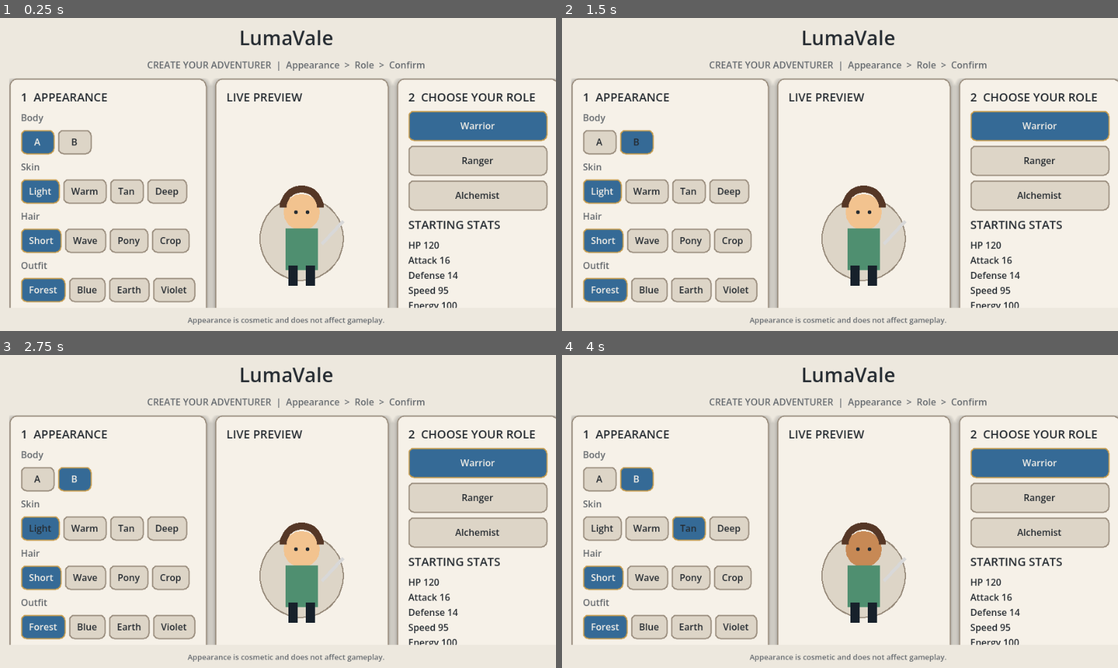
Above: before the commit, frames 1-4 (two rows, left to right).
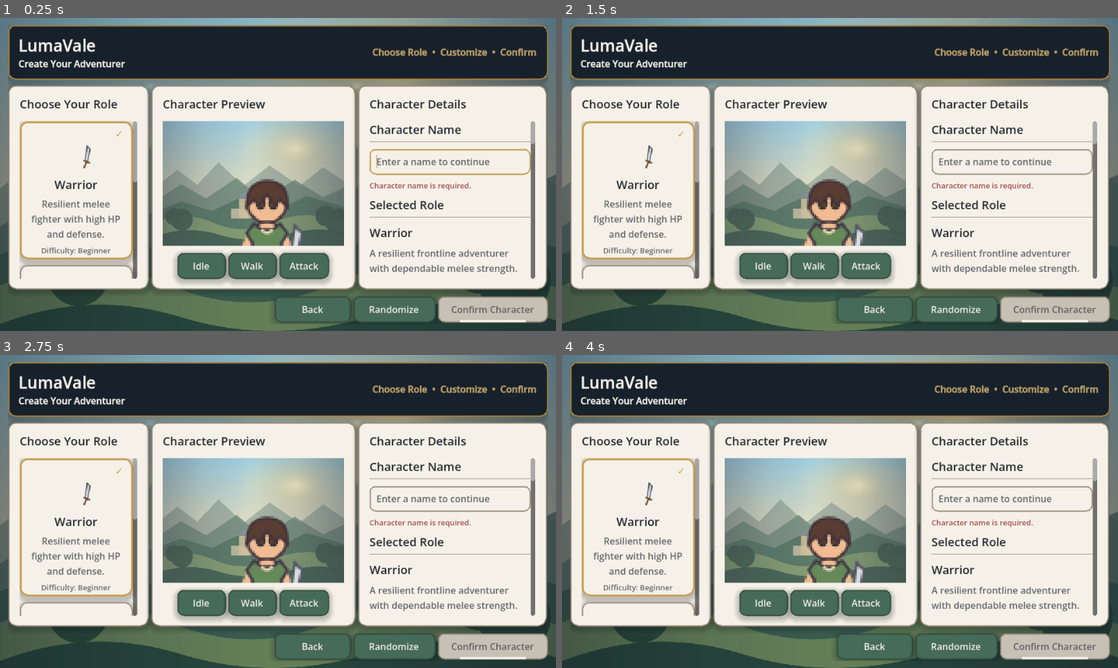
Above: after the commit, the same moments.

Repository: Sherryonline/lumavale
Game: Godot game, scene res://ui/screens/character_selection_v2.tscn
The game is run twice, just before and just after one commit, with the same random seed, the same clock (stepped at 60 frames per second) and the same inputs. Before the commit the project starts from res://scenes/character_creation.tscn.
Inputs (mouse positions are in pixels of both pictures, inside the frame that each line leads up to):
- Up to frame 1 (0.25 s): no input
- Up to frame 2 (1.5 s): click (600, 143) at 0.5 s, where only the run before the commit has a clickable "A"; click (634, 143) at 1.25 s, where only the run before the commit has a clickable "B"
- Up to frame 3 (2.75 s): click (38, 527) at 2 s, where only the run before the commit has a clickable "Light"
- Up to frame 4 (4 s): click (645, 527) at 2.75 s, where only the run before the commit has a clickable "Warm"; click (689, 527) at 3.5 s, where only the run before the commit has a clickable "Tan"

The runs differ from the first frame. In frame 1, 74% of the frame differs, in the area x 0-100%, y 0-100%; in frame 2, 74%; in frame 3, 74%; in frame 4, 74%.

Commit message:
build: export character selection UI

Diff:
--- /dev/null
+++ b/archive/character_creation.gd
@@ -0,0 +1,269 @@
+## Deprecated Milestone 1 character creator retained as a rollback reference.
+extends Control
+
+const T := preload("res://ui/theme/theme_tokens.gd")
+
+var selected_role := "Warrior"
+var hair_index := 0
+var skin_index := 0
+var outfit_index := 0
+var preview: Control
+var role_detail: Label
+var stats_label: Label
+var name_input: LineEdit
+var role_buttons: Dictionary = {}
+
+var roles := {
+	"Warrior": {"description": "Brave frontline fighter. High HP and defense.", "stats": "HP 120\nAttack 16\nDefense 14\nSpeed 95\nEnergy 100", "available": true},
+	"Ranger": {"description": "Swift ranged fighter. Precise and mobile.", "stats": "HP 90\nAttack 18\nDefense 8\nSpeed 120\nEnergy 110", "available": true},
+	"Alchemist": {"description": "Uses potions to heal, support and craft.", "stats": "HP 100\nAttack 10\nDefense 9\nSpeed 100\nEnergy 130", "available": true},
+}
+
+
+func _ready() -> void:
+	set_anchors_and_offsets_preset(Control.PRESET_FULL_RECT)
+	ThemeManager.apply_theme(self)
+	_build_ui()
+
+
+func _build_ui() -> void:
+	var background := ColorRect.new()
+	background.color = T.BACKGROUND_WARM
+	background.set_anchors_and_offsets_preset(Control.PRESET_FULL_RECT)
+	add_child(background)
+
+	var root_margin := MarginContainer.new()
+	root_margin.set_anchors_and_offsets_preset(Control.PRESET_FULL_RECT)
+	root_margin.add_theme_constant_override("margin_left", 16)
+	root_margin.add_theme_constant_override("margin_right", 16)
+	root_margin.add_theme_constant_override("margin_top", 10)
+	root_margin.add_theme_constant_override("margin_bottom", 10)
+	add_child(root_margin)
+
+	var main_vbox := VBoxContainer.new()
+	main_vbox.add_theme_constant_override("separation", 12)
+	root_margin.add_child(main_vbox)
+
+	var title := Label.new()
+	title.text = "LumaVale"
+	title.horizontal_alignment = HORIZONTAL_ALIGNMENT_CENTER
+	title.theme_type_variation = &"TitleLabel"
+	main_vbox.add_child(title)
+
+	var subtitle := Label.new()
+	subtitle.text = "CREATE YOUR ADVENTURER  •  Appearance  →  Class  →  Confirm"
+	subtitle.horizontal_alignment = HORIZONTAL_ALIGNMENT_CENTER
+	subtitle.text = "CREATE YOUR ADVENTURER  |  Appearance  >  Role  >  Confirm"
+	subtitle.theme_type_variation = &"SecondaryLabel"
+	main_vbox.add_child(subtitle)
+
+	var columns := HBoxContainer.new()
+	columns.size_flags_horizontal = Control.SIZE_EXPAND_FILL
+	columns.size_flags_vertical = Control.SIZE_EXPAND_FILL
+	columns.add_theme_constant_override("separation", 14)
+	var columns_scroll := ScrollContainer.new()
+	columns_scroll.size_flags_vertical = Control.SIZE_EXPAND_FILL
+	columns_scroll.horizontal_scroll_mode = ScrollContainer.SCROLL_MODE_DISABLED
+	columns_scroll.add_child(columns)
+	main_vbox.add_child(columns_scroll)
+
+	columns.add_child(_build_appearance_panel())
+	columns.add_child(_build_preview_panel())
+	columns.add_child(_build_role_panel())
+
+	var footer := Label.new()
+	footer.text = "Appearance is cosmetic and does not affect gameplay."
+	footer.horizontal_alignment = HORIZONTAL_ALIGNMENT_CENTER
+	footer.theme_type_variation = &"CaptionLabel"
+	main_vbox.add_child(footer)
+
+
+func _panel(title_text: String, width: float) -> VBoxContainer:
+	var panel := VBoxContainer.new()
+	panel.custom_minimum_size = Vector2(width, 0)
+	panel.size_flags_horizontal = Control.SIZE_EXPAND_FILL
+	panel.add_theme_constant_override("separation", 10)
+
+	var holder := PanelContainer.new()
+	holder.theme_type_variation = &"FantasyPanel"
+	holder.add_child(panel)
+	holder.size_flags_vertical = Control.SIZE_EXPAND_FILL
+	panel.set_meta("holder", holder)
+
+	var heading := Label.new()
+	heading.text = title_text
+	heading.theme_type_variation = &"PanelHeading"
+	panel.add_child(heading)
+	return panel
+
+
+func _build_appearance_panel() -> Control:
+	var box := _panel("1  APPEARANCE", 220)
+	_add_option_row(box, "Body", ["A", "B"], func(_i): pass)
+	_add_option_row(box, "Skin", ["Light", "Warm", "Tan", "Deep"], func(i): skin_index = i; preview.queue_redraw())
+	_add_option_row(box, "Hair", ["Short", "Wave", "Pony", "Crop"], func(i): hair_index = i; preview.queue_redraw())
+	_add_option_row(box, "Outfit", ["Forest", "Blue", "Earth", "Violet"], func(i): outfit_index = i; preview.queue_redraw())
+	_add_option_row(box, "Accessory", ["None", "Leaf", "Bag"], func(_i): pass)
+
+	var name_label := Label.new()
+	name_label.text = "Character Name"
+	name_label.theme_type_variation = &"SecondaryLabel"
+	box.add_child(name_label)
+
+	name_input = LineEdit.new()
+	name_input.placeholder_text = "Enter your hero's name"
+	name_input.max_length = 16
+	name_input.text = "Luma Adventurer"
+	name_input.custom_minimum_size = Vector2(0, 44)
+	box.add_child(name_input)
+	return box.get_meta("holder")
+
+
+func _add_option_row(parent: VBoxContainer, label_text: String, values: Array, callback: Callable) -> void:
+	var label := Label.new()
+	label.text = label_text
+	label.theme_type_variation = &"SecondaryLabel"
+	parent.add_child(label)
+
+	var row := HBoxContainer.new()
+	row.add_theme_constant_override("separation", 6)
+	parent.add_child(row)
+	for i in values.size():
+		var button := Button.new()
+		button.text = str(values[i])
+		button.custom_minimum_size = Vector2(58, 42)
+		button.theme_type_variation = &"SelectedTabButton" if i == 0 else &"TabButton"
+		button.pressed.connect(
+			func():
+				for sibling: Control in row.get_children():
+					sibling.theme_type_variation = &"TabButton"
+				button.theme_type_variation = &"SelectedTabButton"
+				callback.call(i)
+		)
+		row.add_child(button)
+
+
+func _build_preview_panel() -> Control:
+	var box := _panel("LIVE PREVIEW", 260)
+	preview = Control.new()
+	preview.custom_minimum_size = Vector2(0, 330)
+	preview.draw.connect(_draw_preview)
+	box.add_child(preview)
+
+	role_detail = Label.new()
+	role_detail.text = roles[selected_role].description
+	role_detail.horizontal_alignment = HORIZONTAL_ALIGNMENT_CENTER
+	role_detail.autowrap_mode = TextServer.AUTOWRAP_WORD_SMART
+	role_detail.theme_type_variation = &"SecondaryLabel"
+	box.add_child(role_detail)
+
+	var enter_button := Button.new()
+	enter_button.text = "CONFIRM CHARACTER"
+	enter_button.custom_minimum_size = Vector2(0, 50)
+	enter_button.theme_type_variation = &"AccentButton"
+	enter_button.pressed.connect(_confirm_character)
+	box.add_child(enter_button)
+	return box.get_meta("holder")
+
+
+func _build_role_panel() -> Control:
+	var box := _panel("2  CHOOSE YOUR ROLE", 240)
+	var grid := GridContainer.new()
+	grid.columns = 1
+	grid.add_theme_constant_override("h_separation", 8)
+	grid.add_theme_constant_override("v_separation", 8)
+	box.add_child(grid)
+
+	for role_name in roles.keys():
+		var button := Button.new()
+		button.text = role_name if roles[role_name].available else role_name + "\nLOCKED"
+		button.custom_minimum_size = Vector2(0, 52)
+		button.size_flags_horizontal = Control.SIZE_EXPAND_FILL
+		button.disabled = not roles[role_name].available
+		button.theme_type_variation = (
+			&"SelectedTabButton" if role_name == selected_role else &"TabButton"
+		)
+		button.pressed.connect(func(): _select_role(role_name))
+		role_buttons[role_name] = button
+		grid.add_child(button)
+
+	var stat_heading := Label.new()
+	stat_heading.text = "STARTING STATS"
+	stat_heading.theme_type_variation = &"PanelHeading"
+	box.add_child(stat_heading)
+
+	stats_label = Label.new()
+	stats_label.text = roles[selected_role].stats
+	box.add_child(stats_label)
+
+	var note := Label.new()
+	note.text = "Warrior: easy melee\nRanger: mobile ranged\nAlchemist: support and crafting"
+	note.autowrap_mode = TextServer.AUTOWRAP_WORD_SMART
+	note.theme_type_variation = &"SecondaryLabel"
+	box.add_child(note)
+	return box.get_meta("holder")
+
+
+func _select_role(role_name: String) -> void:
+	selected_role = role_name
+	for button_role: String in role_buttons:
+		var role_button := role_buttons[button_role] as Button
+		role_button.theme_type_variation = (
+			&"SelectedTabButton" if button_role == selected_role else &"TabButton"
+		)
+	role_detail.text = roles[role_name].description
+	stats_label.text = roles[role_name].stats
+	preview.queue_redraw()
+
+
+func _draw_preview() -> void:
+	var center := Vector2(preview.size.x * 0.5, 155)
+	preview.draw_circle(center + Vector2(0, 66), 72, T.SURFACE_SECONDARY)
+	preview.draw_arc(center + Vector2(0, 66), 72, 0.0, TAU, 40, T.BORDER_DEFAULT, 2.0)
+	preview.draw_circle(center + Vector2(0, 20), 31, _skin_color())
+	preview.draw_rect(Rect2(center.x - 28, center.y + 48, 56, 72), _outfit_color(), true)
+	preview.draw_rect(Rect2(center.x - 23, center.y + 112, 16, 35), T.BACKGROUND_DEEP, true)
+	preview.draw_rect(Rect2(center.x + 7, center.y + 112, 16, 35), T.BACKGROUND_DEEP, true)
+	_draw_hair(center)
+	preview.draw_circle(center + Vector2(-10, 20), 3.2, T.TEXT_PRIMARY)
+	preview.draw_circle(center + Vector2(10, 20), 3.2, T.TEXT_PRIMARY)
+	_draw_weapon(center)
+
+
+func _draw_hair(center: Vector2) -> void:
+	var colors := [Color("553726"), Color("312f35"), Color("c58a42"), Color("d7d1c7")]
+	var hair_color: Color = colors[hair_index % colors.size()]
+	preview.draw_arc(center + Vector2(0, 12), 32, PI, TAU, 20, hair_color, 12)
+	if hair_index == 1:
+		preview.draw_circle(center + Vector2(-28, 20), 8, hair_color)
+		preview.draw_circle(center + Vector2(28, 20), 8, hair_color)
+	elif hair_index == 2:
+		preview.draw_circle(center + Vector2(28, 0), 11, hair_color)
+
+
+func _draw_weapon(center: Vector2) -> void:
+	if selected_role == "Warrior":
+		preview.draw_line(center + Vector2(35, 75), center + Vector2(72, 35), Color("d8d8d8"), 6)
+	elif selected_role == "Ranger":
+		preview.draw_arc(center + Vector2(46, 72), 30, -1.2, 1.2, 20, Color("9b6a3b"), 5)
+	elif selected_role == "Alchemist":
+		preview.draw_circle(center + Vector2(50, 78), 12, Color("65d6a0"))
+
+
+func _skin_color() -> Color:
+	var colors := [Color("f2c38f"), Color("e4aa73"), Color("c78955"), Color("8a593d")]
+	return colors[skin_index % colors.size()]
+
+
+func _outfit_color() -> Color:
+	var colors := [Color("4f8f70"), Color("456f9c"), Color("8c6239"), Color("72528c")]
+	return colors[outfit_index % colors.size()]
+
+
+func _confirm_character() -> void:
+	var hero_name := name_input.text.strip_edges()
+	if hero_name.is_empty():
+		name_input.placeholder_text = "Name is required"
+		return
+	print("Character created: %s [%s]" % [hero_name, selected_role])
+	get_tree().change_scene_to_file("res://scenes/main.tscn")
--- /dev/null
+++ b/archive/character_creation.tscn
@@ -0,0 +1,12 @@
+[gd_scene load_steps=2 format=3]
+
+[ext_resource type="Script" path="res://archive/character_creation.gd" id="1"]
+
+[node name="CharacterCreation" type="Control"]
+layout_mode = 3
+anchors_preset = 15
+anchor_right = 1.0
+anchor_bottom = 1.0
+grow_horizontal = 2
+grow_vertical = 2
+script = ExtResource("1")
--- a/project.godot
+++ b/project.godot
@@ -11,7 +11,7 @@
 [application]
 
 config/name="LumaVale"
-run/main_scene="res://scenes/character_creation.tscn"
+run/main_scene="res://ui/screens/character_selection_v2.tscn"
 config/features=PackedStringArray("4.7", "GL Compatibility")
 config/icon="res://icon.svg"
 
--- a/scenes/character_creation.tscn
+++ /dev/null
@@ -1,12 +0,0 @@
-[gd_scene load_steps=2 format=3]
-
-[ext_resource type="Script" path="res://scripts/character_creation.gd" id="1"]
-
-[node name="CharacterCreation" type="Control"]
-layout_mode = 3
-anchors_preset = 15
-anchor_right = 1.0
-anchor_bottom = 1.0
-grow_horizontal = 2
-grow_vertical = 2
-script = ExtResource("1")
--- a/scenes/main.tscn
+++ b/scenes/main.tscn
@@ -90,14 +90,3 @@
 grow_vertical = 2
 mouse_filter = 2
 color = Color(0, 0, 0, 0)
-
-[node name="DebugOverlay" type="CanvasLayer" parent="." unique_id=834841977]
-visible = false
-layer = 200
-
-[node name="Label" type="Label" parent="DebugOverlay" unique_id=2058111787]
-offset_left = 12.0
-offset_top = 12.0
-offset_right = 220.0
-offset_bottom = 38.0
-text = "LumaVale Debug"
--- a/scripts/character_creation.gd
+++ /dev/null
@@ -1,268 +0,0 @@
-extends Control
-
-const T := preload("res://ui/theme/theme_tokens.gd")
-
-var selected_role := "Warrior"
-var hair_index := 0
-var skin_index := 0
-var outfit_index := 0
-var preview: Control
-var role_detail: Label
-var stats_label: Label
-var name_input: LineEdit
-var role_buttons: Dictionary = {}
-
-var roles := {
-	"Warrior": {"description": "Brave frontline fighter. High HP and defense.", "stats": "HP 120\nAttack 16\nDefense 14\nSpeed 95\nEnergy 100", "available": true},
-	"Ranger": {"description": "Swift ranged fighter. Precise and mobile.", "stats": "HP 90\nAttack 18\nDefense 8\nSpeed 120\nEnergy 110", "available": true},
-	"Alchemist": {"description": "Uses potions to heal, support and craft.", "stats": "HP 100\nAttack 10\nDefense 9\nSpeed 100\nEnergy 130", "available": true},
-}
-
-
-func _ready() -> void:
-	set_anchors_and_offsets_preset(Control.PRESET_FULL_RECT)
-	ThemeManager.apply_theme(self)
-	_build_ui()
-
-
-func _build_ui() -> void:
-	var background := ColorRect.new()
-	background.color = T.BACKGROUND_WARM
-	background.set_anchors_and_offsets_preset(Control.PRESET_FULL_RECT)
-	add_child(background)
-
-	var root_margin := MarginContainer.new()
-	root_margin.set_anchors_and_offsets_preset(Control.PRESET_FULL_RECT)
-	root_margin.add_theme_constant_override("margin_left", 16)
-	root_margin.add_theme_constant_override("margin_right", 16)
-	root_margin.add_theme_constant_override("margin_top", 10)
-	root_margin.add_theme_constant_override("margin_bottom", 10)
-	add_child(root_margin)
-
-	var main_vbox := VBoxContainer.new()
-	main_vbox.add_theme_constant_override("separation", 12)
-	root_margin.add_child(main_vbox)
-
-	var title := Label.new()
-	title.text = "LumaVale"
-	title.horizontal_alignment = HORIZONTAL_ALIGNMENT_CENTER
-	title.theme_type_variation = &"TitleLabel"
-	main_vbox.add_child(title)
-
-	var subtitle := Label.new()
-	subtitle.text = "CREATE YOUR ADVENTURER  •  Appearance  →  Class  →  Confirm"
-	subtitle.horizontal_alignment = HORIZONTAL_ALIGNMENT_CENTER
-	subtitle.text = "CREATE YOUR ADVENTURER  |  Appearance  >  Role  >  Confirm"
-	subtitle.theme_type_variation = &"SecondaryLabel"
-	main_vbox.add_child(subtitle)
-
-	var columns := HBoxContainer.new()
-	columns.size_flags_horizontal = Control.SIZE_EXPAND_FILL
-	columns.size_flags_vertical = Control.SIZE_EXPAND_FILL
-	columns.add_theme_constant_override("separation", 14)
-	var columns_scroll := ScrollContainer.new()
-	columns_scroll.size_flags_vertical = Control.SIZE_EXPAND_FILL
-	columns_scroll.horizontal_scroll_mode = ScrollContainer.SCROLL_MODE_DISABLED
-	columns_scroll.add_child(columns)
-	main_vbox.add_child(columns_scroll)
-
-	columns.add_child(_build_appearance_panel())
-	columns.add_child(_build_preview_panel())
-	columns.add_child(_build_role_panel())
-
-	var footer := Label.new()
-	footer.text = "Appearance is cosmetic and does not affect gameplay."
-	footer.horizontal_alignment = HORIZONTAL_ALIGNMENT_CENTER
-	footer.theme_type_variation = &"CaptionLabel"
-	main_vbox.add_child(footer)
-
-
-func _panel(title_text: String, width: float) -> VBoxContainer:
-	var panel := VBoxContainer.new()
-	panel.custom_minimum_size = Vector2(width, 0)
-	panel.size_flags_horizontal = Control.SIZE_EXPAND_FILL
-	panel.add_theme_constant_override("separation", 10)
-
-	var holder := PanelContainer.new()
-	holder.theme_type_variation = &"FantasyPanel"
-	holder.add_child(panel)
-	holder.size_flags_vertical = Control.SIZE_EXPAND_FILL
-	panel.set_meta("holder", holder)
-
-	var heading := Label.new()
-	heading.text = title_text
-	heading.theme_type_variation = &"PanelHeading"
-	panel.add_child(heading)
-	return panel
-
-
-func _build_appearance_panel() -> Control:
-	var box := _panel("1  APPEARANCE", 220)
-	_add_option_row(box, "Body", ["A", "B"], func(_i): pass)
-	_add_option_row(box, "Skin", ["Light", "Warm", "Tan", "Deep"], func(i): skin_index = i; preview.queue_redraw())
-	_add_option_row(box, "Hair", ["Short", "Wave", "Pony", "Crop"], func(i): hair_index = i; preview.queue_redraw())
-	_add_option_row(box, "Outfit", ["Forest", "Blue", "Earth", "Violet"], func(i): outfit_index = i; preview.queue_redraw())
-	_add_option_row(box, "Accessory", ["None", "Leaf", "Bag"], func(_i): pass)
-
-	var name_label := Label.new()
-	name_label.text = "Character Name"
-	name_label.theme_type_variation = &"SecondaryLabel"
-	box.add_child(name_label)
-
-	name_input = LineEdit.new()
-	name_input.placeholder_text = "Enter your hero's name"
-	name_input.max_length = 16
-	name_input.text = "Luma Adventurer"
-	name_input.custom_minimum_size = Vector2(0, 44)
-	box.add_child(name_input)
-	return box.get_meta("holder")
-
-
-func _add_option_row(parent: VBoxContainer, label_text: String, values: Array, callback: Callable) -> void:
-	var label := Label.new()
-	label.text = label_text
-	label.theme_type_variation = &"SecondaryLabel"
-	parent.add_child(label)
-
-	var row := HBoxContainer.new()
-	row.add_theme_constant_override("separation", 6)
-	parent.add_child(row)
-	for i in values.size():
-		var button := Button.new()
-		button.text = str(values[i])
-		button.custom_minimum_size = Vector2(58, 42)
-		button.theme_type_variation = &"SelectedTabButton" if i == 0 else &"TabButton"
-		button.pressed.connect(
-			func():
-				for sibling: Control in row.get_children():
-					sibling.theme_type_variation = &"TabButton"
-				button.theme_type_variation = &"SelectedTabButton"
-				callback.call(i)
-		)
-		row.add_child(button)
-
-
-func _build_preview_panel() -> Control:
-	var box := _panel("LIVE PREVIEW", 260)
-	preview = Control.new()
-	preview.custom_minimum_size = Vector2(0, 330)
-	preview.draw.connect(_draw_preview)
-	box.add_child(preview)
-
-	role_detail = Label.new()
-	role_detail.text = roles[selected_role].description
-	role_detail.horizontal_alignment = HORIZONTAL_ALIGNMENT_CENTER
-	role_detail.autowrap_mode = TextServer.AUTOWRAP_WORD_SMART
-	role_detail.theme_type_variation = &"SecondaryLabel"
-	box.add_child(role_detail)
-
-	var enter_button := Button.new()
-	enter_button.text = "CONFIRM CHARACTER"
-	enter_button.custom_minimum_size = Vector2(0, 50)
-	enter_button.theme_type_variation = &"AccentButton"
-	enter_button.pressed.connect(_confirm_character)
-	box.add_child(enter_button)
-	return box.get_meta("holder")
-
-
-func _build_role_panel() -> Control:
-	var box := _panel("2  CHOOSE YOUR ROLE", 240)
-	var grid := GridContainer.new()
-	grid.columns = 1
-	grid.add_theme_constant_override("h_separation", 8)
-	grid.add_theme_constant_override("v_separation", 8)
-	box.add_child(grid)
-
-	for role_name in roles.keys():
-		var button := Button.new()
-		button.text = role_name if roles[role_name].available else role_name + "\nLOCKED"
-		button.custom_minimum_size = Vector2(0, 52)
-		button.size_flags_horizontal = Control.SIZE_EXPAND_FILL
-		button.disabled = not roles[role_name].available
-		button.theme_type_variation = (
-			&"SelectedTabButton" if role_name == selected_role else &"TabButton"
-		)
-		button.pressed.connect(func(): _select_role(role_name))
-		role_buttons[role_name] = button
-		grid.add_child(button)
-
-	var stat_heading := Label.new()
-	stat_heading.text = "STARTING STATS"
-	stat_heading.theme_type_variation = &"PanelHeading"
-	box.add_child(stat_heading)
-
-	stats_label = Label.new()
-	stats_label.text = roles[selected_role].stats
-	box.add_child(stats_label)
-
-	var note := Label.new()
-	note.text = "Warrior: easy melee\nRanger: mobile ranged\nAlchemist: support and crafting"
-	note.autowrap_mode = TextServer.AUTOWRAP_WORD_SMART
-	note.theme_type_variation = &"SecondaryLabel"
-	box.add_child(note)
-	return box.get_meta("holder")
-
-
-func _select_role(role_name: String) -> void:
-	selected_role = role_name
-	for button_role: String in role_buttons:
-		var role_button := role_buttons[button_role] as Button
-		role_button.theme_type_variation = (
-			&"SelectedTabButton" if button_role == selected_role else &"TabButton"
-		)
-	role_detail.text = roles[role_name].description
-	stats_label.text = roles[role_name].stats
-	preview.queue_redraw()
-
-
-func _draw_preview() -> void:
-	var center := Vector2(preview.size.x * 0.5, 155)
-	preview.draw_circle(center + Vector2(0, 66), 72, T.SURFACE_SECONDARY)
-	preview.draw_arc(center + Vector2(0, 66), 72, 0.0, TAU, 40, T.BORDER_DEFAULT, 2.0)
-	preview.draw_circle(center + Vector2(0, 20), 31, _skin_color())
-	preview.draw_rect(Rect2(center.x - 28, center.y + 48, 56, 72), _outfit_color(), true)
-	preview.draw_rect(Rect2(center.x - 23, center.y + 112, 16, 35), T.BACKGROUND_DEEP, true)
-	preview.draw_rect(Rect2(center.x + 7, center.y + 112, 16, 35), T.BACKGROUND_DEEP, true)
-	_draw_hair(center)
-	preview.draw_circle(center + Vector2(-10, 20), 3.2, T.TEXT_PRIMARY)
-	preview.draw_circle(center + Vector2(10, 20), 3.2, T.TEXT_PRIMARY)
-	_draw_weapon(center)
-
-
-func _draw_hair(center: Vector2) -> void:
-	var colors := [Color("553726"), Color("312f35"), Color("c58a42"), Color("d7d1c7")]
-	var hair_color: Color = colors[hair_index % colors.size()]
-	preview.draw_arc(center + Vector2(0, 12), 32, PI, TAU, 20, hair_color, 12)
-	if hair_index == 1:
-		preview.draw_circle(center + Vector2(-28, 20), 8, hair_color)
-		preview.draw_circle(center + Vector2(28, 20), 8, hair_color)
-	elif hair_index == 2:
-		preview.draw_circle(center + Vector2(28, 0), 11, hair_color)
-
-
-func _draw_weapon(center: Vector2) -> void:
-	if selected_role == "Warrior":
-		preview.draw_line(center + Vector2(35, 75), center + Vector2(72, 35), Color("d8d8d8"), 6)
-	elif selected_role == "Ranger":
-		preview.draw_arc(center + Vector2(46, 72), 30, -1.2, 1.2, 20, Color("9b6a3b"), 5)
-	elif selected_role == "Alchemist":
-		preview.draw_circle(center + Vector2(50, 78), 12, Color("65d6a0"))
-
-
-func _skin_color() -> Color:
-	var colors := [Color("f2c38f"), Color("e4aa73"), Color("c78955"), Color("8a593d")]
-	return colors[skin_index % colors.size()]
-
-
-func _outfit_color() -> Color:
-	var colors := [Color("4f8f70"), Color("456f9c"), Color("8c6239"), Color("72528c")]
-	return colors[outfit_index % colors.size()]
-
-
-func _confirm_character() -> void:
-	var hero_name := name_input.text.strip_edges()
-	if hero_name.is_empty():
-		name_input.placeholder_text = "Name is required"
-		return
-	print("Character created: %s [%s]" % [hero_name, selected_role])
-	get_tree().change_scene_to_file("res://scenes/main.tscn")
--- a/scripts/main.gd
+++ b/scripts/main.gd
@@ -6,7 +6,6 @@
 @onready var ground: Polygon2D = $WorldContainer/Ground
 @onready var ui_root: Control = $CanvasLayer/UI
 @onready var scene_transition: CanvasLayer = $SceneTransition
-@onready var debug_overlay: CanvasLayer = $DebugOverlay
 
 
 func _ready() -> void:
@@ -17,8 +16,6 @@
 	$CanvasLayer/UI/TitlePanel/VBoxContainer/Tagline.theme_type_variation = &"SecondaryLabel"
 	$CanvasLayer/UI/PrototypeLabel.theme_type_variation = &"CaptionLabel"
 	$CanvasLayer/UI/ControlHint.theme_type_variation = &"CaptionLabel"
-	ThemeManager.apply_theme($DebugOverlay/Label)
-	$DebugOverlay/Label.theme_type_variation = &"DarkLabel"
 	_validate_main_scene()
 
 
@@ -29,5 +26,3 @@
 		push_error("Main scene is missing CanvasLayer/UI.")
 	if scene_transition == null:
 		push_error("Main scene is missing SceneTransition.")
-	if debug_overlay == null:
-		push_error("Main scene is missing DebugOverlay.")
--- a/ui/screens/character_selection_v2.gd
+++ b/ui/screens/character_selection_v2.gd
@@ -13,7 +13,7 @@
 const APPEARANCE_OPTION_SCENE := preload("res://ui/components/appearance_option.tscn")
 const SECTION_HEADER_SCENE := preload("res://ui/components/section_header.tscn")
 const MAIN_SCENE_PATH := "res://scenes/main.tscn"
-const BACK_SCENE_PATH := "res://scenes/character_creation.tscn"
+const BACK_SCENE_PATH := "res://archive/character_creation.tscn"
 const TRANSITION_DURATION := 0.20
 const BASE_SAFE_MARGIN := Vector2(14.0, 12.0)
 const BASE_HEADER_HEIGHT := 80.0
--- a/ui/screens/character_selection_v2.tscn
+++ b/ui/screens/character_selection_v2.tscn
@@ -174,6 +174,7 @@
 unique_name_in_owner = true
 position = Vector2(180, 190)
 scale = Vector2(3.2, 3.2)
+show_placeholder_when_empty = false
 
 [node name="AnimationControls" type="HFlowContainer" parent="SafeArea/MainVBox/MainContent/CharacterPreviewSection/PreviewPanel/Content/Body"]
 layout_mode = 2
Renamed: scripts/character_creation.gd.uid -> archive/character_creation.gd.uid
Not shown, added: builds/web/.gdignore
Not shown, changed: export_presets.cfg
Not shown, changed: builds/web/index.pck
Not shown, changed: builds/web/index.wasm
